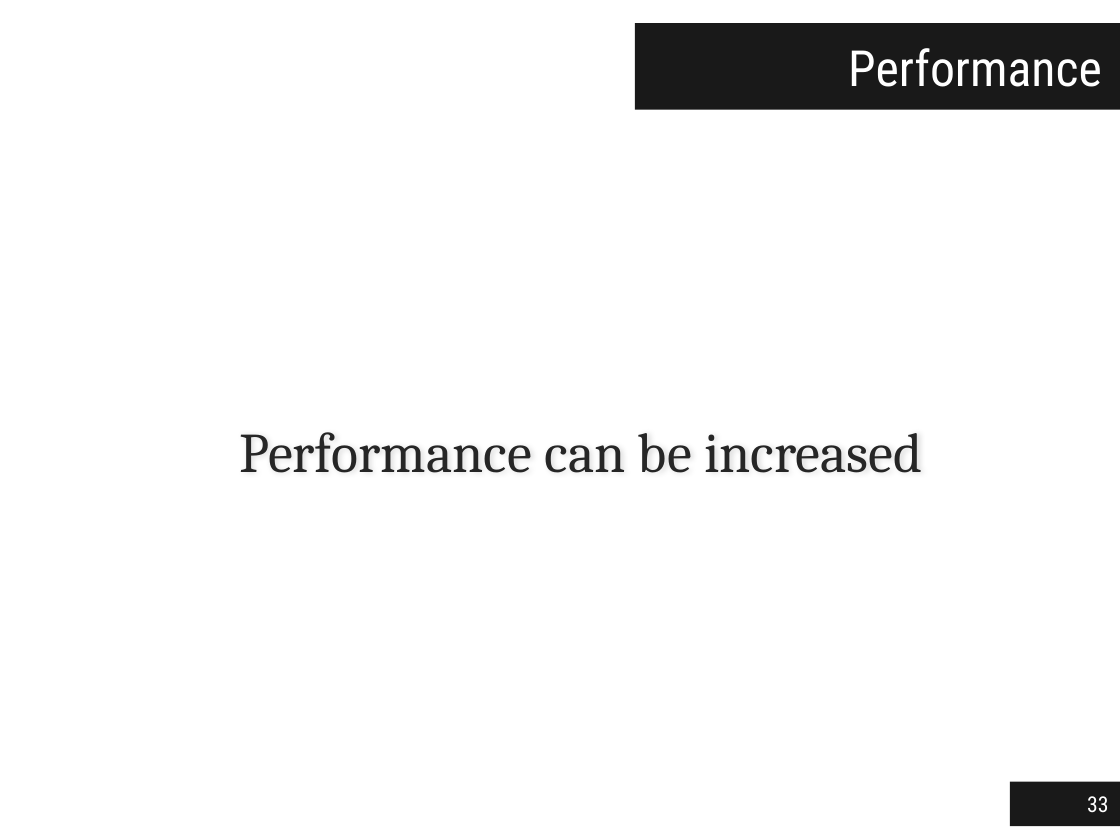
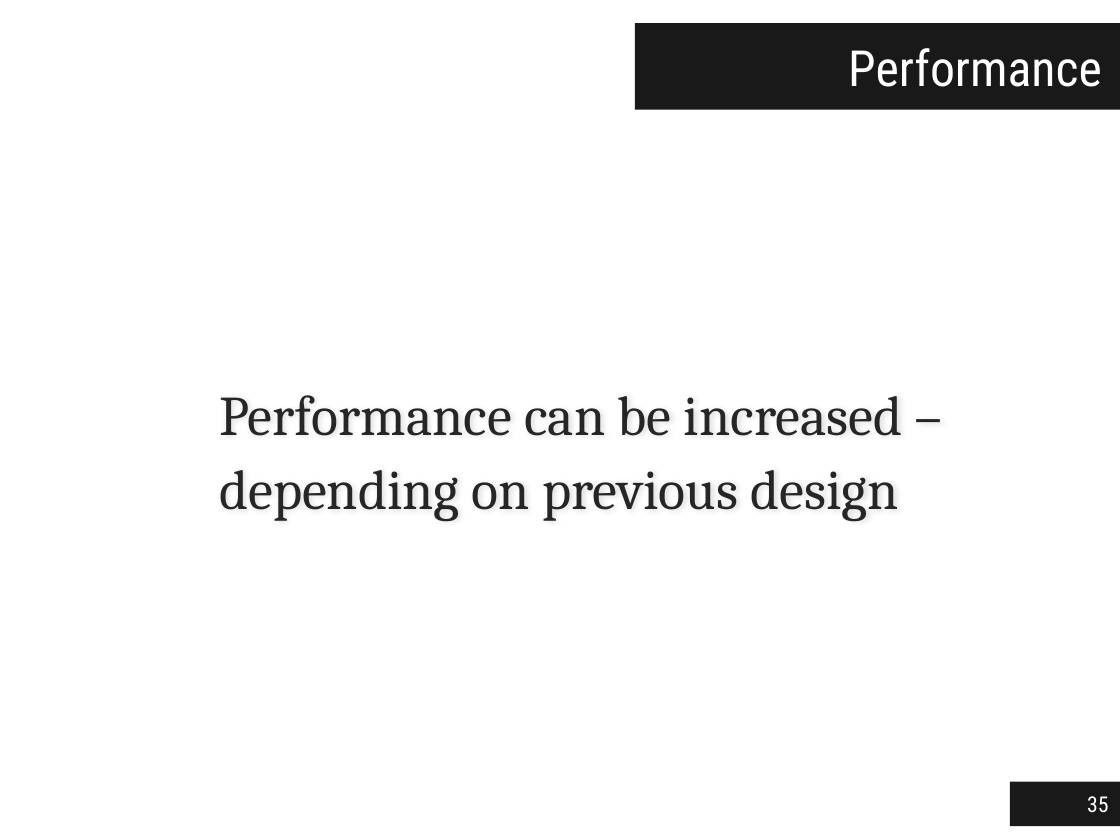
Before and after one commit to jgradim/thesis, a slide deck: slide 35 of presentations/jgradim-presentation.pptx (slide 33 before the commit). Drawn at 1120x840 pixels with LibreOffice and Linux fonts; fonts in the diff are those of the drawing. Boxes give left, top, right and bottom in pixels: in the first picture for what was removed or moved away, otherwise in the second. Text is boxed around its words. In the diff, an @@ line names an element or a change of style, - is before the commit and + after.

```diff
--- a/presentations/jgradim-presentation.pptx
+++ b/presentations/jgradim-presentation.pptx
@@ text at (219,395,902,521): text changed @@
-Performance can be increased
+Performance can be increased – depending on previous design
@@ page number at (1087,796,1108,813): text changed @@
-33
+35
```
Also in this commit, not shown: 17 other slides changed, 3 slides added, 1 slide removed, 2 other files.
